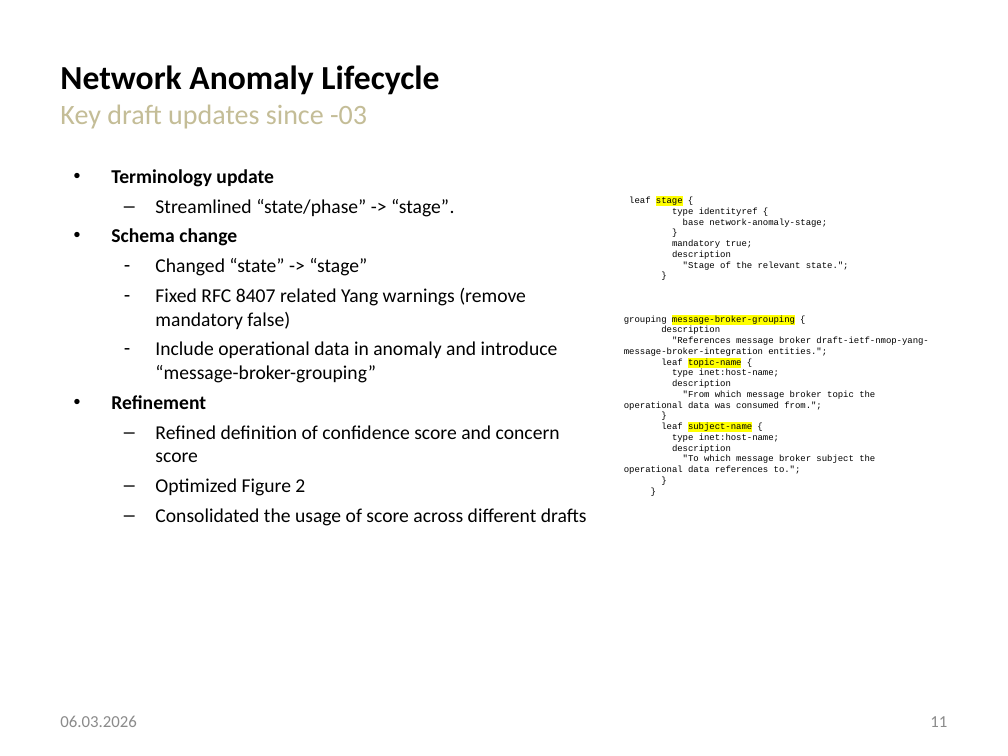
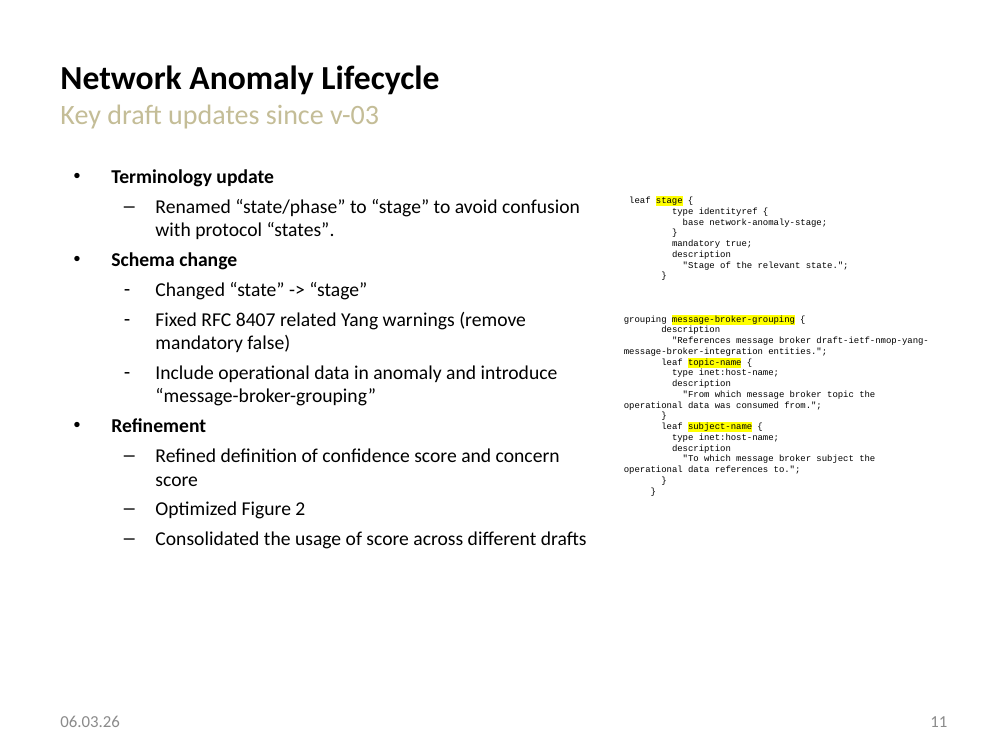
Before and after one commit to network-analytics/ietf-network-analytics-document-status, a slide deck: slide 11 of 125/NMOP/draft-ietf-nmop-network-anomaly-architecture-semantics-lifecycle.pptx. Drawn at 1008x756 pixels with LibreOffice and Linux fonts; fonts in the diff are those of the drawing. Boxes give left, top, right and bottom in pixels: in the first picture for what was removed or moved away, otherwise in the second. Text is boxed around its words. In the diff, an @@ line names an element or a change of style, - is before the commit and + after.

Commit message:
update network-anomaly-architecture-semantics-lifecycle slide deck

```diff
--- a/125/NMOP/draft-ietf-nmop-network-anomaly-architecture-semantics-lifecycle.pptx
+++ b/125/NMOP/draft-ietf-nmop-network-anomaly-architecture-semantics-lifecycle.pptx
@@ title at (60, 65, 439, 129): text changed; size 24 to 20 pt; text colour #000000 to #C4BD97; bold off @@
-Network Anomaly Lifecycle
-Key draft updates since -03
+Network Anomaly Lifecycle
+Key draft updates since v-03
@@ text at (155, 199, 580, 239): text changed @@
-  – Streamlined “state/phase” -> “stage”.
+  – Renamed “state/phase” to “stage” to avoid confusion with protocol “states”.
@@ text at (60, 716, 119, 727): text changed @@
-06.03.2026
+06.03.26
```
Also in this commit, not shown: 11 other slides changed, 1 other file.
